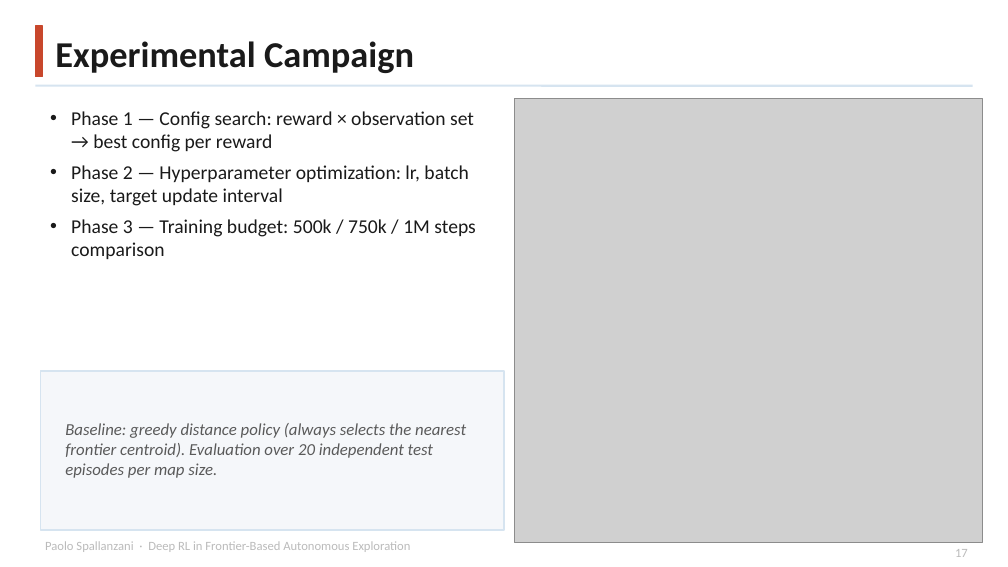
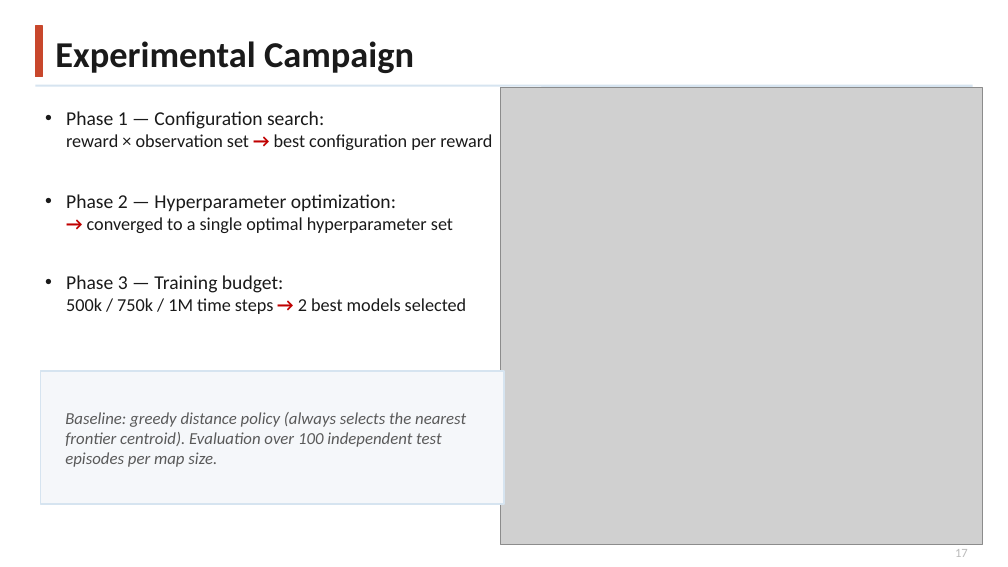
Before and after one commit to Paolo-Spall/presentazione_tesi_dae, a slide deck: slide 11 of presentation_draft.pptx. Drawn at 1008x567 pixels with LibreOffice and Linux fonts; fonts in the diff are those of the drawing; grey boxes stand for pictures. Boxes give left, top, right and bottom in pixels: in the first picture for what was removed or moved away, otherwise in the second. Text is boxed around its words. In the diff, an @@ line names an element or a change of style, - is before the commit and + after.

```diff
--- a/presentation_draft.pptx
+++ b/presentation_draft.pptx
@@ picture: place and size @@
-picture at bbox=[514, 99, 983, 542]
+picture at bbox=[500, 88, 983, 544]
@@ text at bbox=[66, 111, 492, 314]: text changed; size 14 to 13 pt @@
-• Phase 1 — Config search: reward × observation set → best config per reward
-• Phase 2 — Hyperparameter optimization: lr, batch size, target update interval
-• Phase 3 — Training budget: 500k / 750k / 1M steps comparison
+• Phase 1 — Configuration search:
+  reward × observation set → best configuration per reward
+• Phase 2 — Hyperparameter optimization:
+  → converged to a single optimal hyperparameter set
+• Phase 3 — Training budget:
+  500k / 750k / 1M time steps → 2 best models selected
@@ rectangle: place and size @@
-rectangle at bbox=[40, 371, 504, 530]
+rectangle at bbox=[40, 371, 504, 504]
@@ text at bbox=[65, 412, 466, 467]: text changed @@
-Baseline: greedy distance policy (always selects the nearest frontier centroid). Evaluation over 20 independent test episodes per map size.
+Baseline: greedy distance policy (always selects the nearest frontier centroid). Evaluation over 100 independent test episodes per map size.
@@ text removed at bbox=[45, 541, 410, 552] @@
-Paolo Spallanzani · Deep RL in Frontier-Based Autonomous Exploration
```
Also in this commit, not shown: 2 other slides changed, 1 other file.
